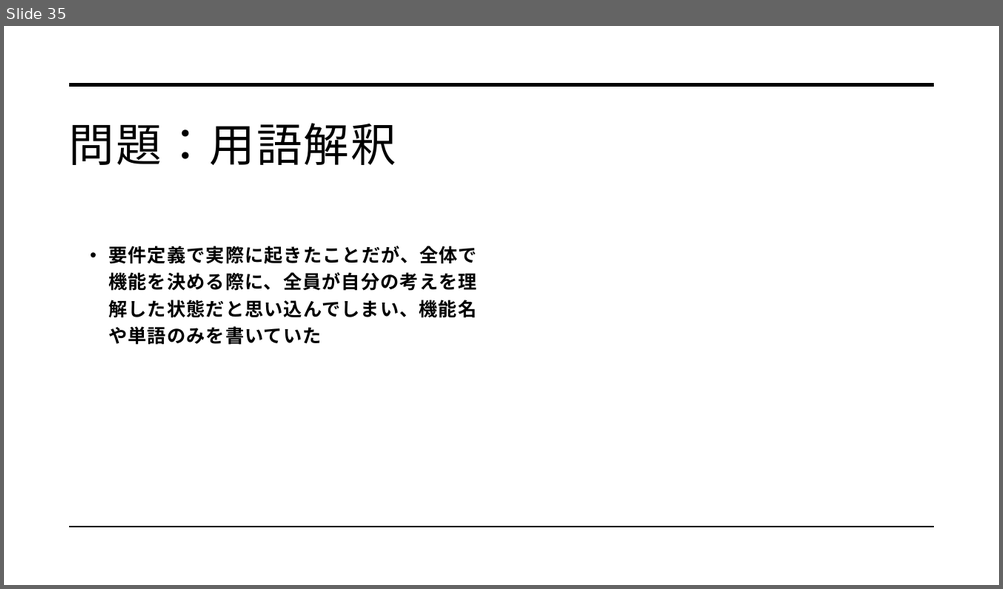
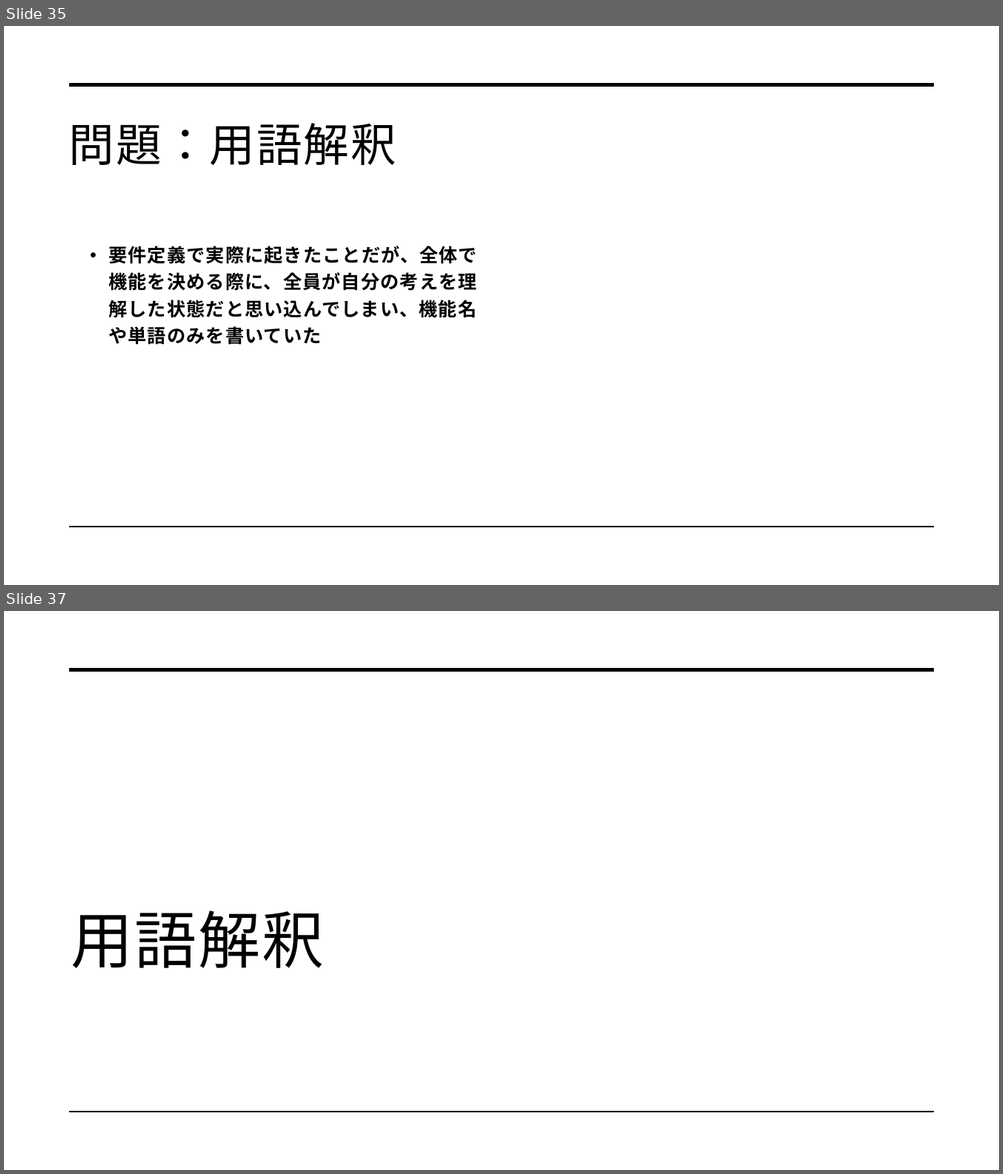
Before and after one commit to dojo2022/C-3, a slide deck: C-3_配布資料/0630_C3_発表資料.pptx. Shown one above the other, each under a label of ours: slide 35 before the commit, slides 35 and 37 after it; the slides between them are not shown. The pictures are 1003x589 and 1003x1174 pixels, drawn with LibreOffice and Linux fonts; fonts in the diff are those of the drawing. Boxes give left, top, right and bottom in pixels: in the first picture for what was removed or moved away, otherwise in the second. Text is boxed around its words. In the diff, an @@ line names an element or a change of style, - is before the commit and + after.

```diff
--- a/C-3_配布資料/0630_C3_発表資料.pptx
+++ b/C-3_配布資料/0630_C3_発表資料.pptx
@@ slide 37 added at (4,611,999,1170), background #FFFFFF; not listed: 2 template elements that a slide beside it also shows @@
@@ title added at (71,911,324,968), 60 pt, text #000000 @@
+用語解釈
```
Also in this commit, not shown: 3 other slides added.
